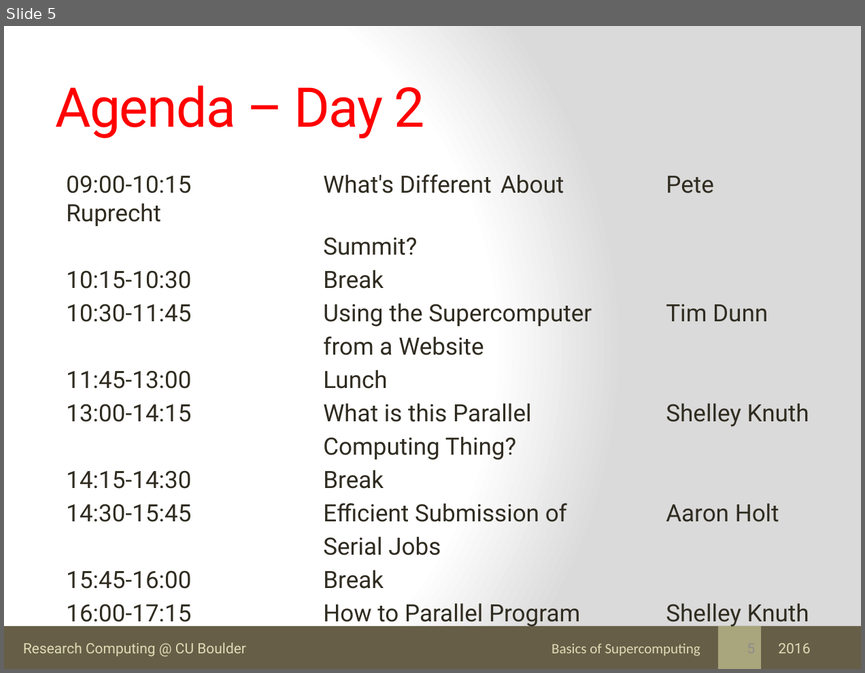
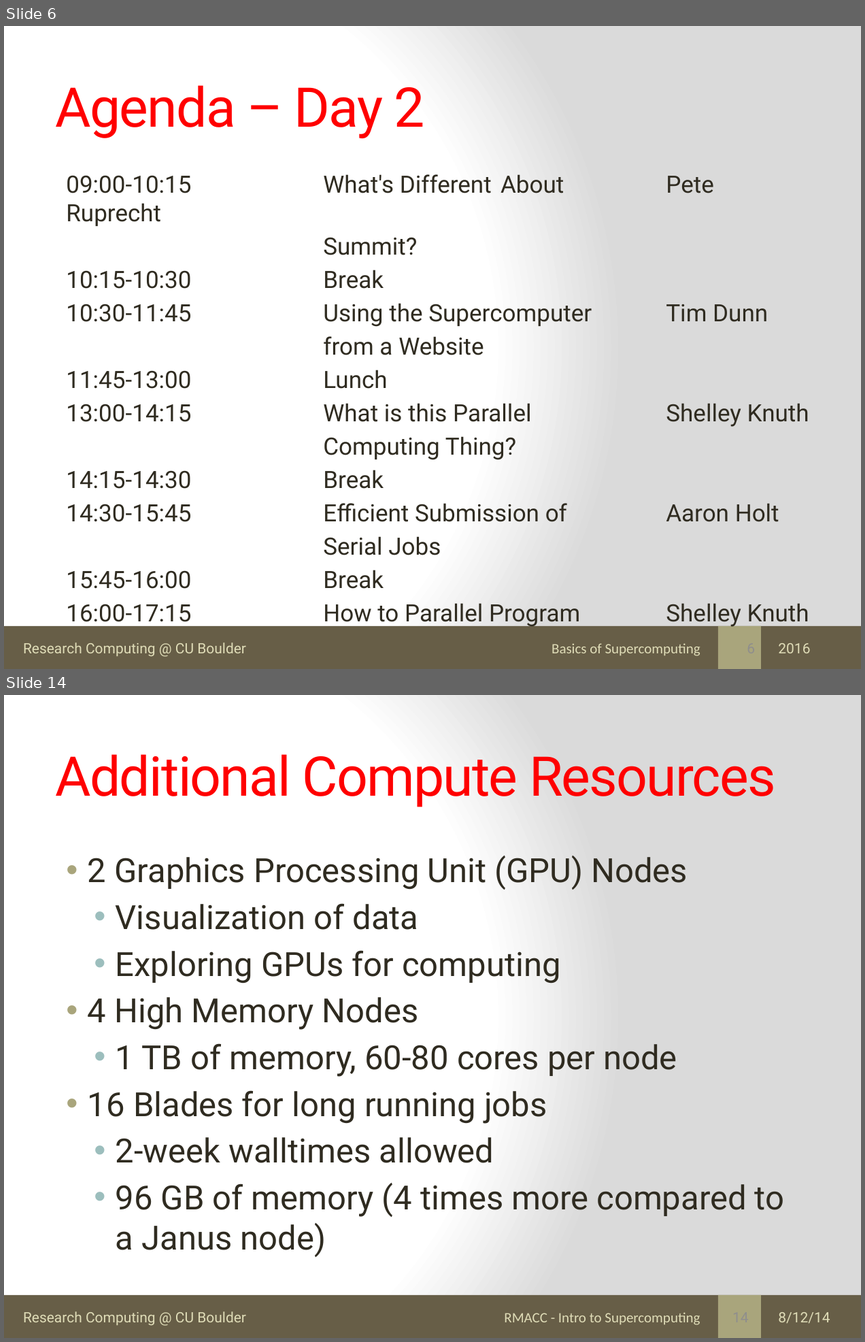
Before and after one commit to kkwinner/Final_Tutorials, a slide deck: Basics_Supercomputing/what_is_supercomputer.pptx. Shown one above the other, each under a label of ours: slide 5 before the commit, slides 6 and 14 after it; the slides between them are not shown. The pictures are 865x673 and 865x1342 pixels, drawn with LibreOffice and Linux fonts; fonts in the diff are those of the drawing. Boxes give left, top, right and bottom in pixels: in the first picture for what was removed or moved away, otherwise in the second. Text is boxed around its words. In the diff, an @@ line names an element or a change of style, - is before the commit and + after.

Commit message:
Added parallel computing doc and updated what_is_computer talk for Basics workshop

```diff
--- a/Basics_Supercomputing/what_is_supercomputer.pptx
+++ b/Basics_Supercomputing/what_is_supercomputer.pptx
@@ slide 14 added at (x1=4, y1=695, x2=861, y2=1338), background gradient #FFFFFF to #DADADA; not listed: 3 template elements that a slide beside it also shows @@
@@ title added at (x1=56, y1=754, x2=776, y2=807), 46 pt, text #FF0000 @@
+Additional Compute Resources
@@ text added at (x1=88, y1=855, x2=784, y2=1257), 28 pt, text #2F2B20 @@
+• 2 Graphics Processing Unit (GPU) Nodes
+  • Visualization of data
+  • Exploring GPUs for computing
+• 4 High Memory Nodes
+  • 1 TB of memory, 60-80 cores per node
+• 16 Blades for long running jobs
+  • 2-week walltimes allowed
+  • 96 GB of memory (4 times more compared to a Janus node)
@@ page number added at (x1=718, y1=1302, x2=758, y2=1331) @@
@@ text added at (x1=504, y1=1312, x2=700, y2=1325), 12 pt, text #DFDCB7 @@
+RMACC - Intro to Supercomputing
@@ text added at (x1=778, y1=1312, x2=830, y2=1323), 12 pt, text #DFDCB7 @@
+8/12/14
@@ what was slide 5 is now slide 6 @@
```
Also in this commit, not shown: 16 slides changed, 5 other slides added, 4 slides removed, 1 other file.
